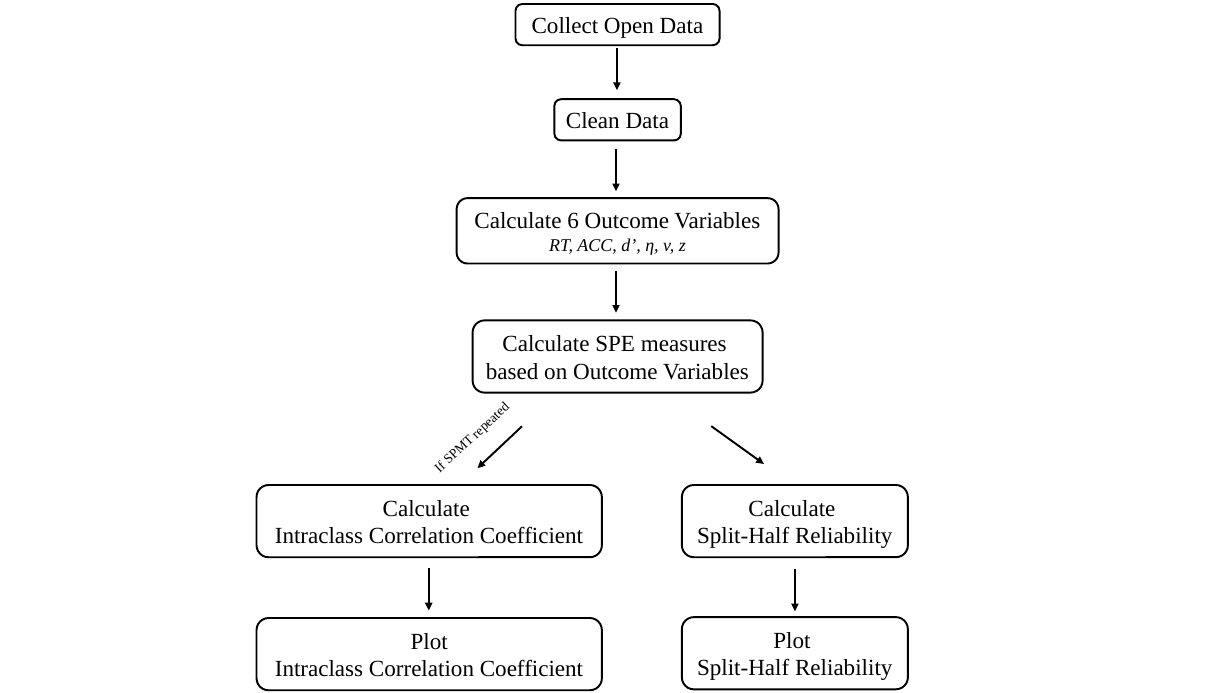
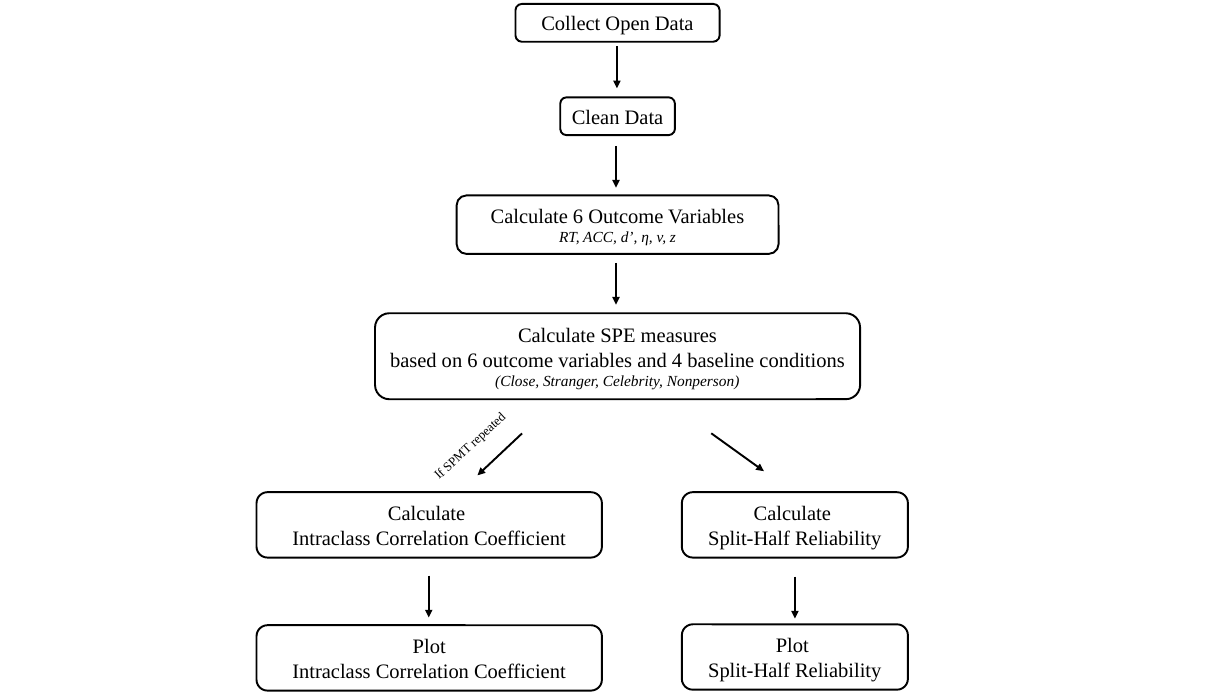
Before and after one commit to Chuan-Peng-Lab/ReliabilitySPE, a slide deck: slide 2 of 1_Protocol/1_2_Planned_Analysis/1_2_2_OUTPUT/Flow_Chart.pptx. Drawn at 1232x693 pixels with LibreOffice and Linux fonts; fonts in the diff are those of the drawing. Boxes give left, top, right and bottom in pixels: in the first picture for what was removed or moved away, otherwise in the second. Text is boxed around its words. In the diff, an @@ line names an element or a change of style, - is before the commit and + after.

```diff
--- a/1_Protocol/1_2_Planned_Analysis/1_2_2_OUTPUT/Flow_Chart.pptx
+++ b/1_Protocol/1_2_Planned_Analysis/1_2_2_OUTPUT/Flow_Chart.pptx
@@ size 18 to 16 pt in 6 elements at (x1=516, y1=4, x2=720, y2=42), (x1=257, y1=626, x2=603, y2=691), (x1=257, y1=493, x2=603, y2=558), (x1=682, y1=625, x2=909, y2=690), (x1=682, y1=493, x2=909, y2=558), (x1=560, y1=97, x2=675, y2=135) @@
@@ rounded rectangle "Clean Data" resized from (x1=555, y1=99, x2=681, y2=140) to (x1=560, y1=97, x2=675, y2=135) @@
@@ arrow moved from (616, 150) - (616, 191) to (616, 146) - (616, 188) @@
@@ rounded rectangle "Calculate 6 Outcome Variables" resized from (x1=457, y1=198, x2=778, y2=263) to (x1=457, y1=196, x2=778, y2=254) @@
@@ rounded rectangle "Calculate 6 Outcome Variables" at (x1=457, y1=196, x2=778, y2=254): size 18 to 16 pt in "Calculate 6 Outcome Variables"; size 14 to 12 pt in "RT, ACC, d’, η, v, z" @@
@@ arrow moved from (616, 271) - (616, 312) to (616, 262) - (616, 305) @@
@@ rounded rectangle "Calculate SPE measures" resized from (x1=472, y1=321, x2=762, y2=393) to (x1=375, y1=313, x2=860, y2=399) @@
@@ text in rounded rectangle at (x1=518, y1=327, x2=717, y2=343): size 18 to 16 pt in "Calculate SPE measures" @@
@@ text in rounded rectangle at (x1=390, y1=352, x2=844, y2=390): text changed; size 18 to 16 pt @@
-based on Outcome Variables
+based on 6 outcome variables and 4 baseline conditions
+(Close, Stranger, Celebrity, Nonperson)
@@ text "If SPMT repeated" at (x1=439, y1=467, x2=445, y2=479): size 10.5 to 10 pt @@
@@ 2 arrows, 1 text moved together from (x1=440, y1=426, x2=764, y2=472) to (x1=439, y1=433, x2=764, y2=479) @@
@@ rounded rectangle "Calculate" resized from (x1=257, y1=485, x2=603, y2=557) to (x1=257, y1=493, x2=603, y2=558) @@
@@ rounded rectangle "Calculate" resized from (x1=682, y1=485, x2=909, y2=557) to (x1=682, y1=493, x2=909, y2=558) @@
@@ arrow moved from (429, 568) - (429, 610) to (429, 576) - (429, 617) @@
@@ arrow moved from (795, 569) - (795, 612) to (795, 577) - (795, 618) @@
@@ rounded rectangle "Plot" resized from (x1=257, y1=618, x2=603, y2=690) to (x1=257, y1=626, x2=603, y2=691) @@
@@ rounded rectangle "Plot" resized from (x1=682, y1=617, x2=909, y2=689) to (x1=682, y1=625, x2=909, y2=690) @@
```
Also in this commit, not shown: 8 other files.
